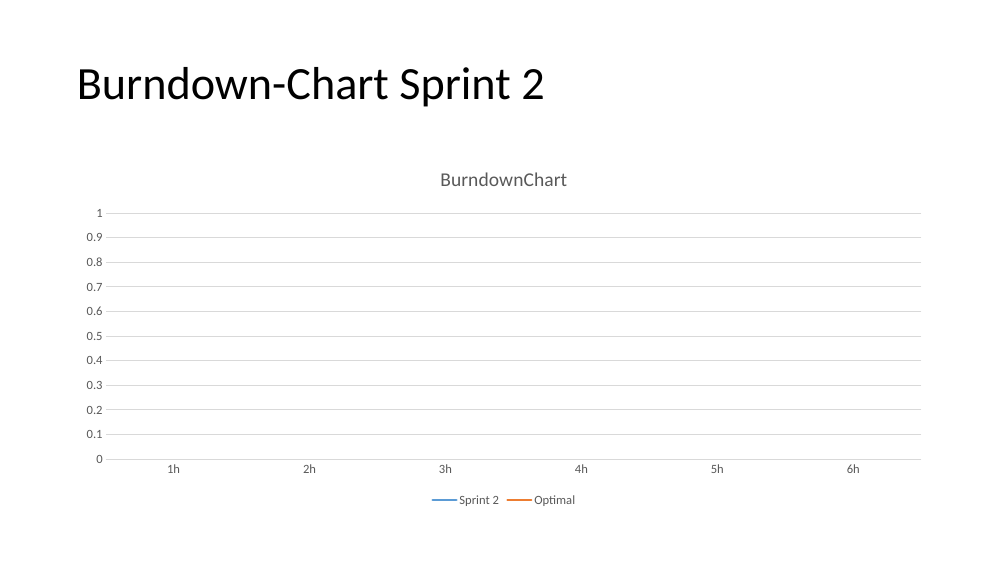
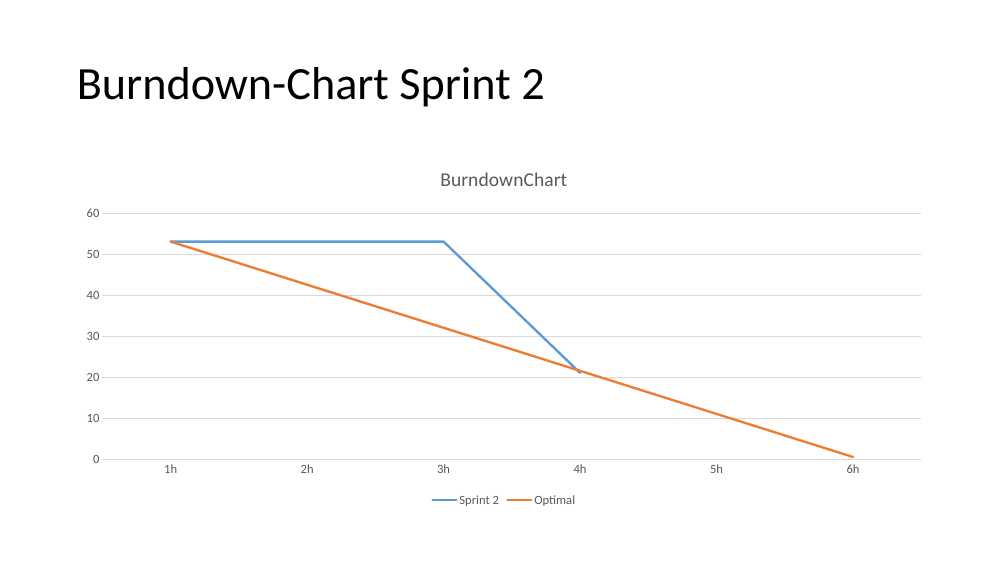
Before and after one commit to zbuchs-bbc/Raumplaner, a slide deck: slide 5 of Scrum Planing.pptx. Drawn at 1008x567 pixels with LibreOffice and Linux fonts; fonts in the diff are those of the drawing. Boxes give left, top, right and bottom in pixels: in the first picture for what was removed or moved away, otherwise in the second. Text is boxed around its words. In the diff, an @@ line names an element or a change of style, - is before the commit and + after.

```diff
--- a/Scrum Planing.pptx
+++ b/Scrum Planing.pptx
@@ line chart at (70,151,939,511) @@
-Sprint 2: -, -, -, -, -, -
+Sprint 2: 53, 53, 53, 21, -, -
-Optimal: -, -, -, -, -, 0
+Optimal: 53, 42, 32, 22, 11, 0
```
Also in this commit, not shown: 1 other slide changed.
